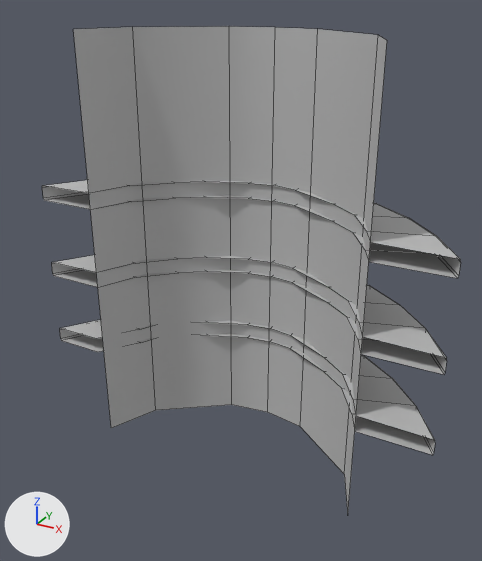
Before and after pictures for a commit that changed the FBX model Assets/Meshes/Ship/Accessories/Ship_Light_Scone.fbx.
Rendered twice from a camera (50 mm lens) standing at (0.264, -0.493, 0.227) and looking at (-0.003, -0.007, -0.016). The axes (+X, +Y, +Z) are drawn at lower left. The lights are the same throughout. Mesh edges are drawn as thin lines. Where no turn or scale is listed for an object, it has been applied to the vertices.

Objects in the first picture: 'Ship_Light_Scone'.
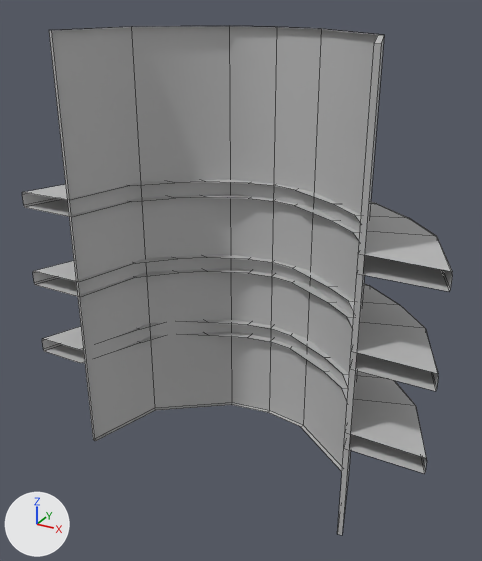
Changed parts and their boxes (x1, y1, x2, y2) in the pictures (482 x 561 px):
'Ship_Light_Scone', reshaped
    before: (42, 26, 461, 512)
    after: (22, 26, 452, 535)

Patch to the scene script:
```diff
--- a/Assets/Meshes/Ship/Accessories/Ship_Light_Scone.fbx.py
+++ b/Assets/Meshes/Ship/Accessories/Ship_Light_Scone.fbx.py
@@ me_mesh @@
 # used by ob_ship_light_scone; location = (0.0, 0.0, 0.0)
-me_mesh.from_pydata(...)  # 212 vertices, 156 faces; spans x -0.192..0.192, y -0.05..0.08, z -0.196..0.196
+me_mesh.from_pydata(...)  # 226 vertices, 170 faces; spans x -0.192..0.192, y -0.075..0.08, z -0.196..0.196
+# me_mesh part 1
+# 6 faces are deleted
+# 40 vertices in x -0.192..0.192, y -0.05, z -0.196..0.196 move by (0.0, -0.025, 0.0)
+# 7 vertices are added at x -0.139..0.131, y -0.074..0.059, z -0.196
+# 7 new vertices lie (0.0, 0.0, 0.392) away from vertices in x -0.139..0.131, y -0.074..0.059, z -0.196
+# 20 new faces join them
 me_mesh.materials.append(mat_acessories)
```
